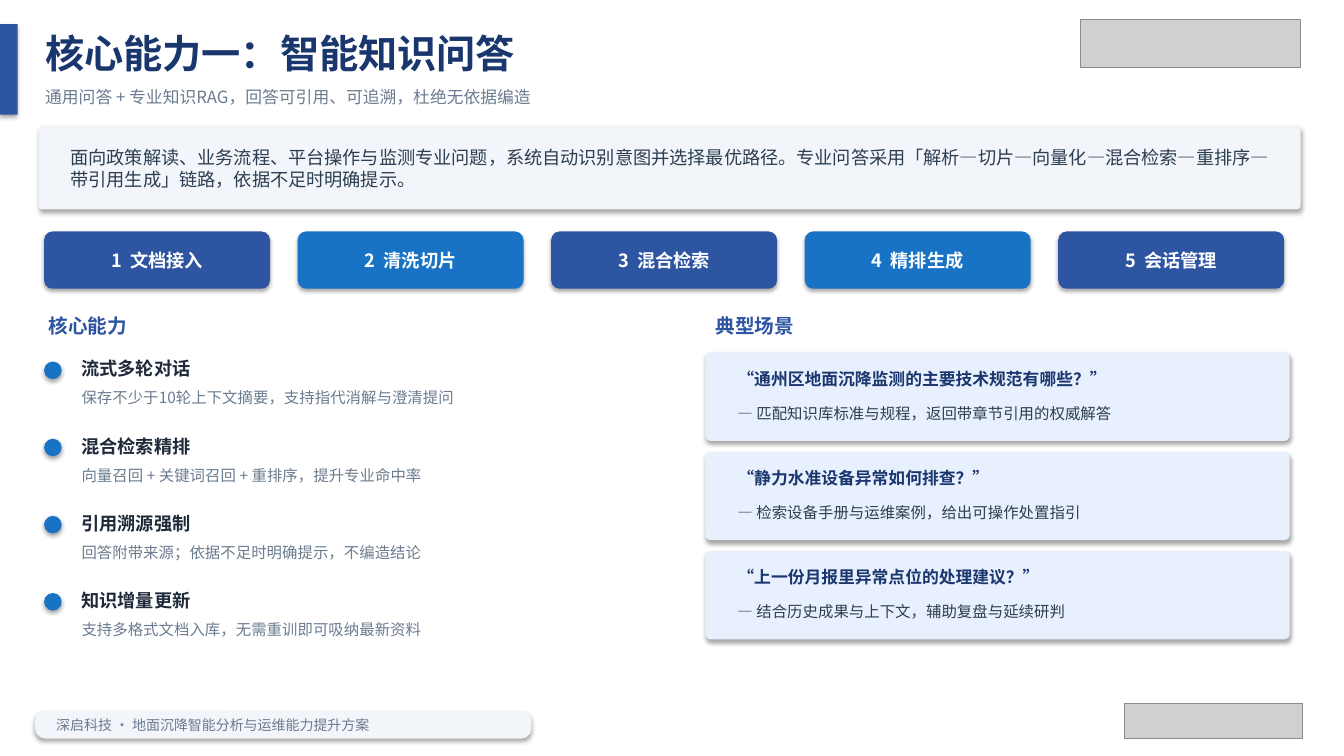
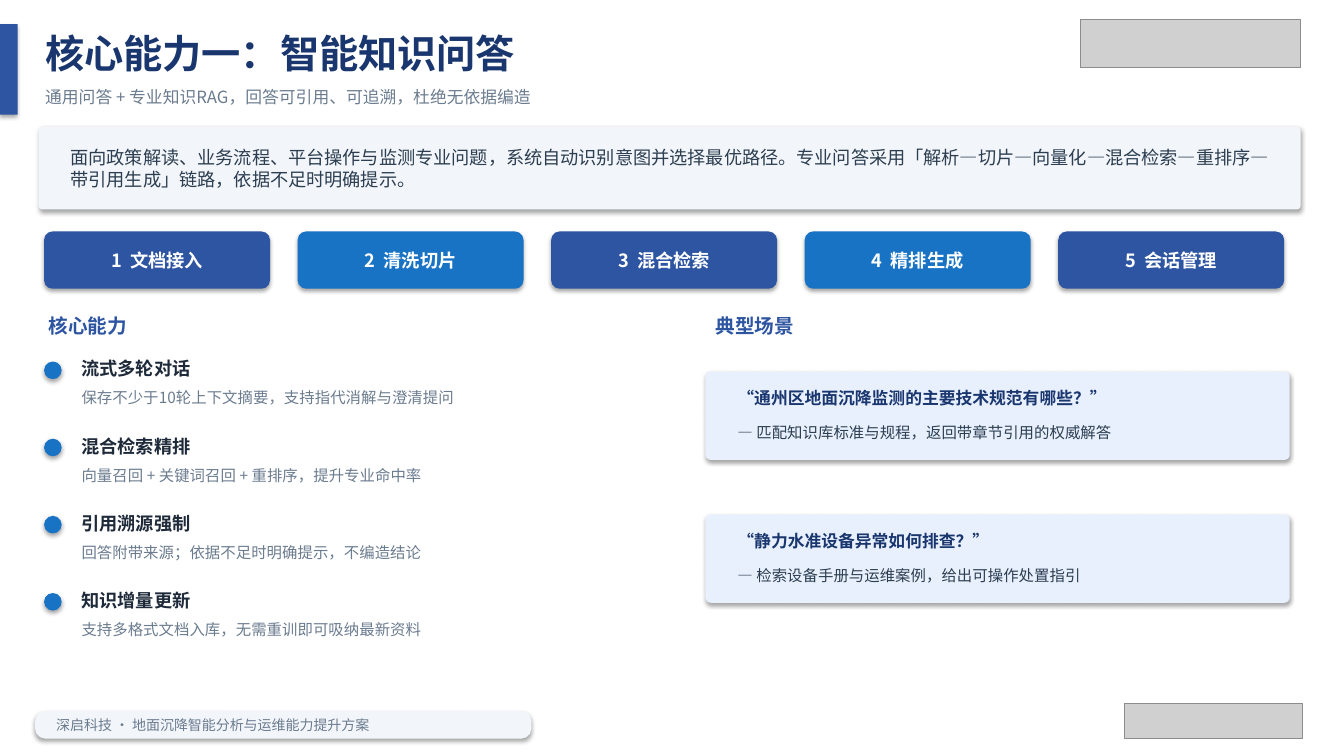
Before and after one commit to gaocf888/models_app_framework, a slide deck: slide 9 of docs/地降所需求及数据相关/实施方案/基于AI大模型的地面沉降数据智能分析与运维能力提升方案介绍.pptx. Drawn at 1344x756 pixels with LibreOffice and Linux fonts; fonts in the diff are those of the drawing; grey boxes stand for pictures. Boxes give left, top, right and bottom in pixels: in the first picture for what was removed or moved away, otherwise in the second. Text is boxed around its words. In the diff, an @@ line names an element or a change of style, - is before the commit and + after.

```diff
--- a/docs/地降所需求及数据相关/实施方案/基于AI大模型的地面沉降数据智能分析与运维能力提升方案介绍.pptx
+++ b/docs/地降所需求及数据相关/实施方案/基于AI大模型的地面沉降数据智能分析与运维能力提升方案介绍.pptx
@@ 2 texts, 1 rounded rectangle moved together from (x1=706, y1=353, x2=1291, y2=441) to (x1=706, y1=372, x2=1291, y2=460) @@
@@ 2 texts, 1 rounded rectangle moved together from (x1=706, y1=452, x2=1291, y2=539) to (x1=706, y1=515, x2=1291, y2=603) @@
@@ rounded rectangle removed at (x1=706, y1=552, x2=1291, y2=639) @@
@@ text removed at (x1=737, y1=568, x2=1039, y2=585) @@
-“上一份月报里异常点位的处理建议？”
@@ text removed at (x1=756, y1=604, x2=1065, y2=619) @@
-— 结合历史成果与上下文，辅助复盘与延续研判
```
Also in this commit, not shown: 2 other slides changed, 8 other files.
